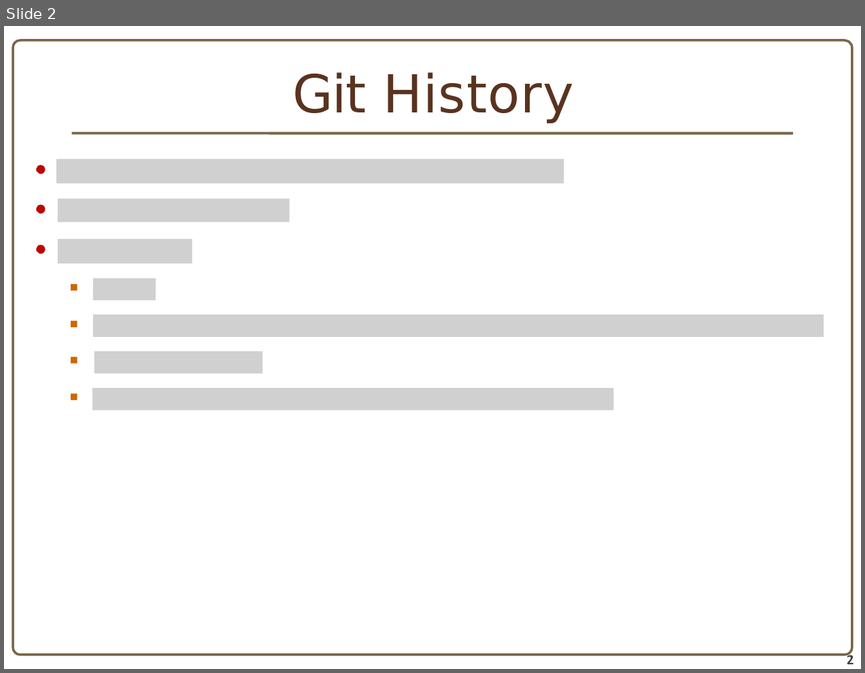
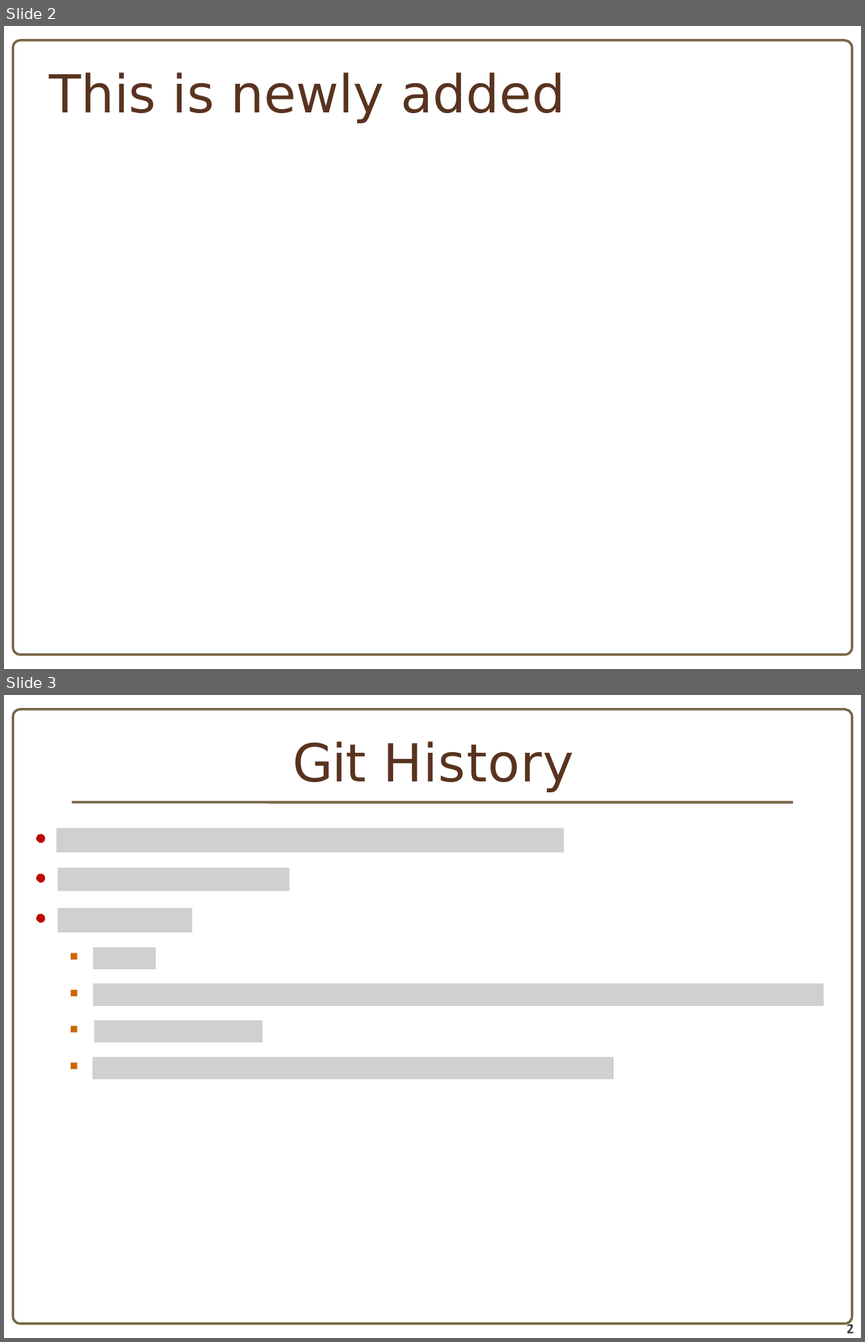
Before and after one commit to 17724KS/Devops_Git, a slide deck: GIT.pptx. Shown one above the other, each under a label of ours: slide 2 before the commit, slides 2 and 3 after it. The pictures are 865x673 and 865x1342 pixels, drawn with LibreOffice and Linux fonts; fonts in the diff are those of the drawing; grey boxes stand for pictures. Boxes give left, top, right and bottom in pixels: in the first picture for what was removed or moved away, otherwise in the second. Text is boxed around its words. In the diff, an @@ line names an element or a change of style, - is before the commit and + after.

Commit message:
this is forst change

```diff
--- a/GIT.pptx
+++ b/GIT.pptx
@@ slide 2 added at <box>4,26,861,669</box>, background #FFFFFF; not listed: 1 template element that a slide beside it also shows @@
@@ title added at <box>49,72,565,123</box>, 44 pt, text #59331F @@
+This is newly added
@@ what was slide 2 is now slide 3 @@
```
